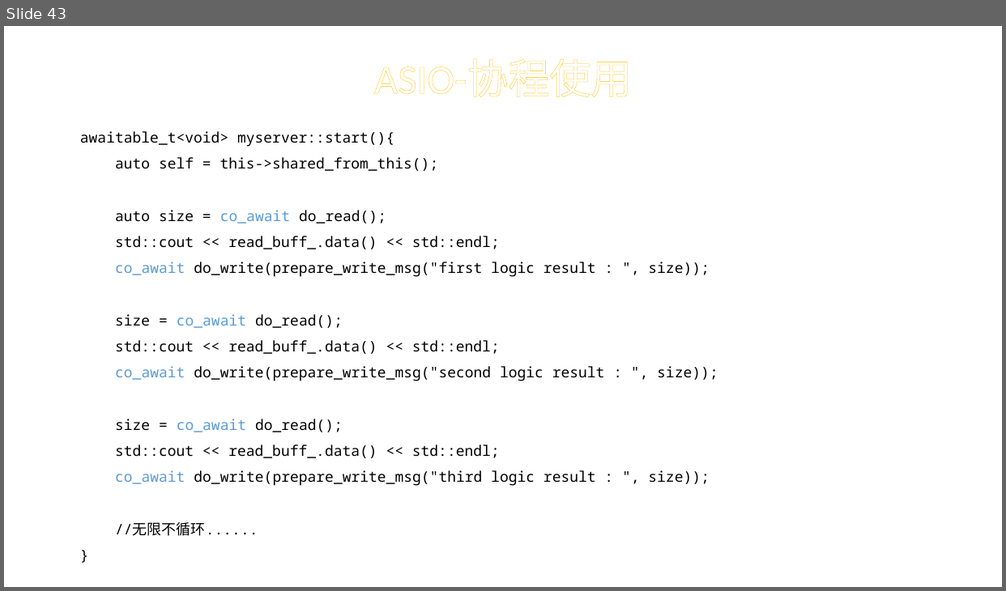
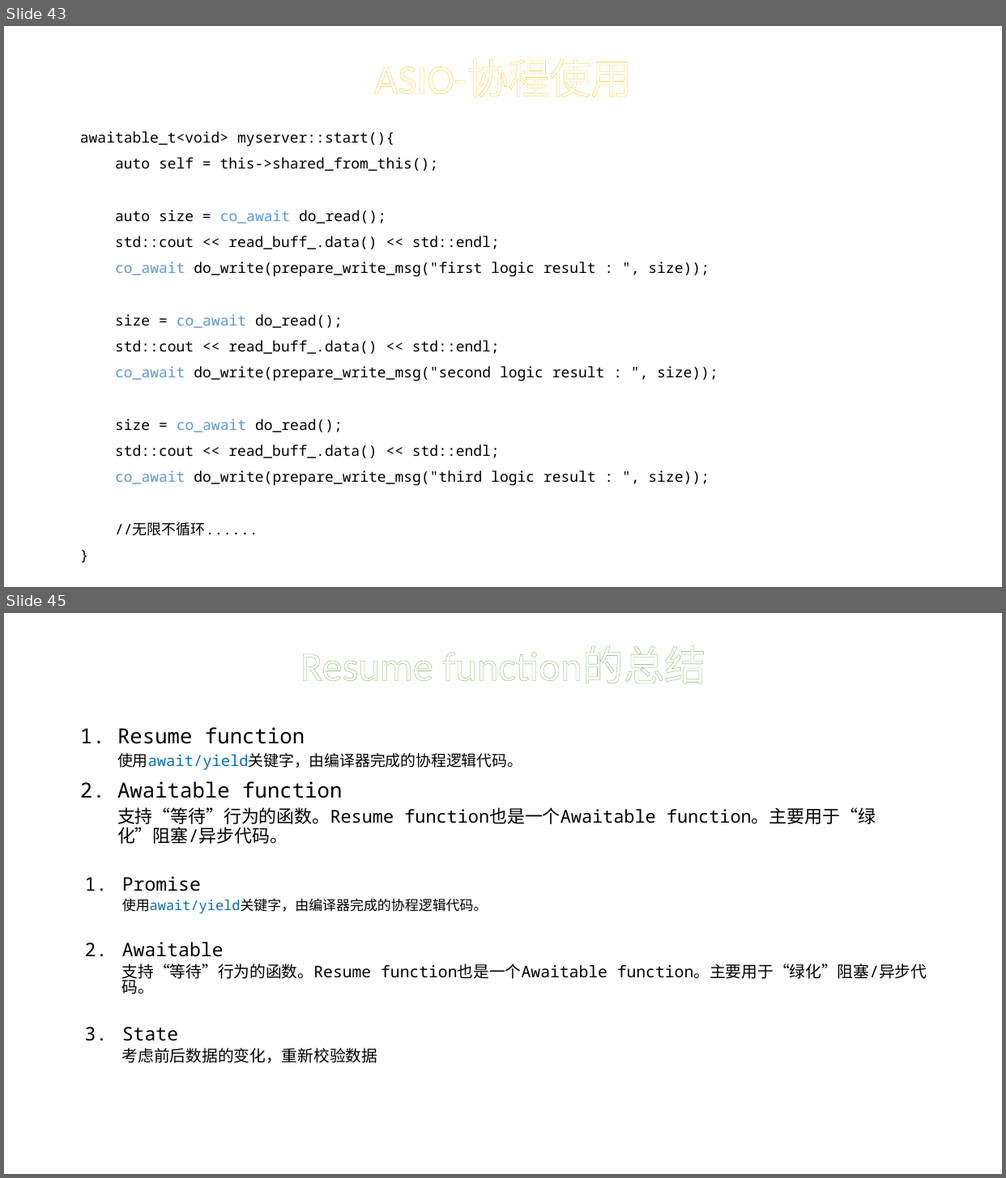
Before and after one commit to tearshark/resumef, a slide deck: Resumef实践.pptx. Shown one above the other, each under a label of ours: slide 43 before the commit, slides 43 and 45 after it; the slides between them are not shown. The pictures are 1006x591 and 1006x1178 pixels, drawn with LibreOffice and Linux fonts; fonts in the diff are those of the drawing. Boxes give left, top, right and bottom in pixels: in the first picture for what was removed or moved away, otherwise in the second. Text is boxed around its words. In the diff, an @@ line names an element or a change of style, - is before the commit and + after.

Commit message:
完成ppt

```diff
--- a/Resumef实践.pptx
+++ b/Resumef实践.pptx
@@ slide 45 added at (x1=4, y1=613, x2=1002, y2=1174), background #FFFFFF @@
@@ title added at (x1=300, y1=646, x2=705, y2=684), 39.6 pt, text #FFFFFF @@
+Resume function的总结
@@ text added at (x1=117, y1=727, x2=876, y2=844), 17.1 pt, text #000000 @@
+1. Resume function
+  使用await/yield关键字，由编译器完成的协程逻辑代码。
+2. Awaitable function
+  支持“等待”行为的函数。Resume function也是一个Awaitable function。主要用于“绿化”阻塞/异步代码。
@@ text added at (x1=122, y1=876, x2=927, y2=1063), 15.4 pt, text #000000 @@
+1. Promise
+  使用await/yield关键字，由编译器完成的协程逻辑代码。
+2. Awaitable
+  支持“等待”行为的函数。Resume function也是一个Awaitable function。主要用于“绿化”阻塞/异步代码。
+3. State
+  考虑前后数据的变化，重新校验数据
```
Also in this commit, not shown: 10 other slides added, 1 other file.
